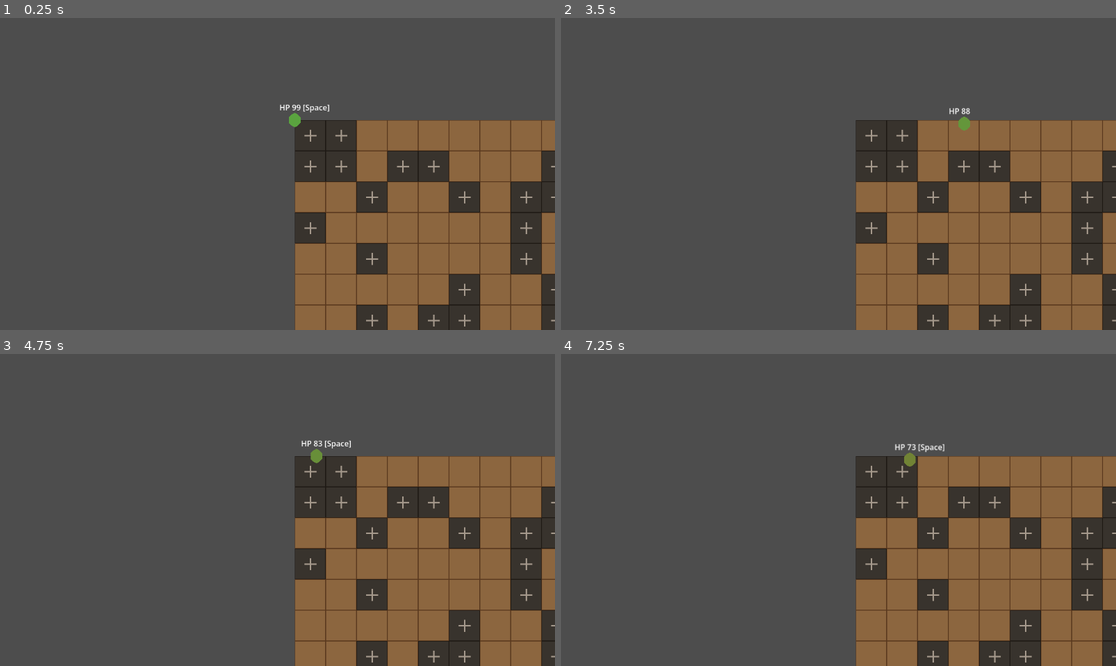
Above: before the commit, frames 1-4 (two rows, left to right).
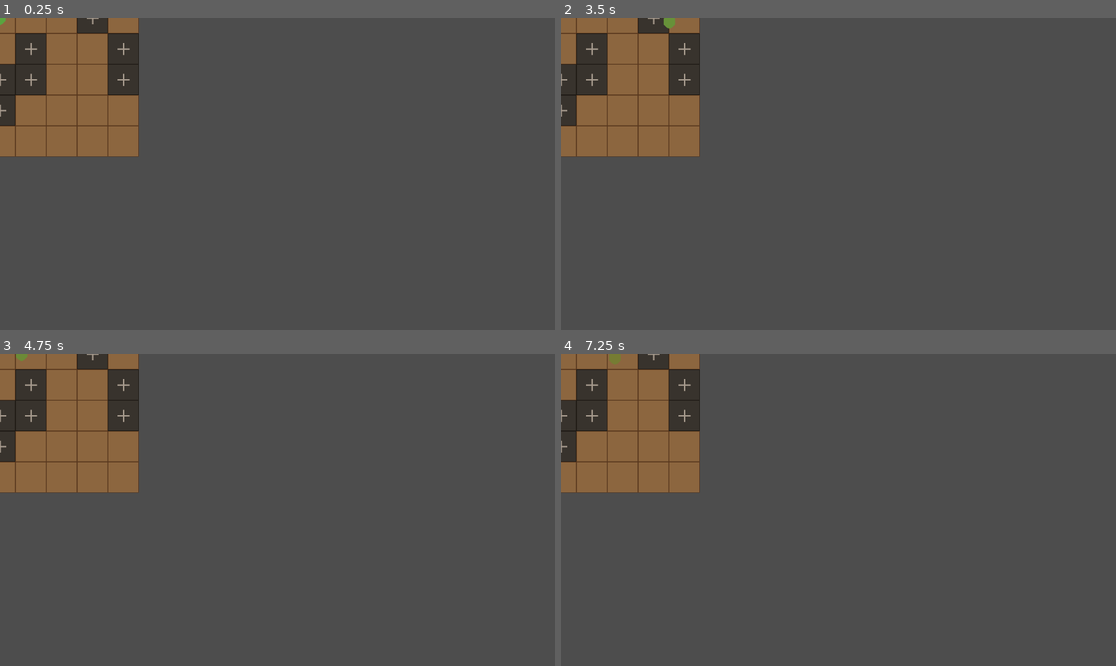
Above: after the commit, the same moments.

Repository: tomkoid/dermestes
Game: Godot game, scene res://scenes/main.tscn
Two runs of this game, one before a commit and one after it. Both use one fixed random seed, a clock stepped at 60 frames per second and the inputs below.
Inputs:
- Up to frame 1 (0.25 s): no input
- Up to frame 2 (3.5 s): tap Enter (ui_accept) at 0.5, 0.77, 1.52, 3.02 s; hold Right (ui_right) 0.53-1.28 s; hold Down (ui_down) 1.28-2.03 s; hold Right (ui_right) 2.03-2.78 s; hold Up (ui_up) from 2.78 s (still down)
- Up to frame 3 (4.75 s): release Up (ui_up) at 3.53 s; hold Left (ui_left) from 3.53 s (still down); tap Enter (ui_accept) at 3.77, 4.52 s
- Up to frame 4 (7.25 s): release Left (ui_left) at 5.03 s; hold Down (ui_down) 5.03-5.78 s; hold Right (ui_right) 5.78-6.53 s; tap Enter (ui_accept) at 6.02, 6.77 s; hold Up (ui_up) from 6.53 s (still down)

The runs differ from the first frame. In frame 1, 43% of the frame differs, in the area x 0-100%, y 0-100%; in frame 2, 43%; in frame 3, 43%; in frame 4, 43%.

Commit message:
make grid a separate scene

Diff:
--- /dev/null
+++ b/scenes/grid.tscn
@@ -0,0 +1,7 @@
+[gd_scene format=3 uid="uid://cmsdswgvho46d"]
+
+[ext_resource type="Script" uid="uid://oa6hu8b5atj2" path="res://scripts/grid.gd" id="1_t5fjg"]
+
+[node name="Grid" type="Node2D" unique_id=120165985]
+z_index = -5
+script = ExtResource("1_t5fjg")
--- a/scenes/main.tscn
+++ b/scenes/main.tscn
@@ -1,12 +1,10 @@
 [gd_scene format=3 uid="uid://dgesqi5swrm05"]
 
-[ext_resource type="Script" uid="uid://oa6hu8b5atj2" path="res://scripts/grid.gd" id="1_grid"]
+[ext_resource type="PackedScene" uid="uid://cmsdswgvho46d" path="res://scenes/grid.tscn" id="2_0wfyh"]
 [ext_resource type="PackedScene" uid="uid://cplayer000001" path="res://scenes/player.tscn" id="2_player"]
 
 [node name="Node2D" type="Node2D" unique_id=1582120655]
 
-[node name="Grid" type="Node2D" parent="." unique_id=2000695100]
-position = Vector2(900, 500)
-script = ExtResource("1_grid")
+[node name="Player" parent="." unique_id=1344243331 instance=ExtResource("2_player")]
 
-[node name="Player" parent="." unique_id=1344243331 instance=ExtResource("2_player")]
+[node name="Grid" parent="." unique_id=120165985 instance=ExtResource("2_0wfyh")]
